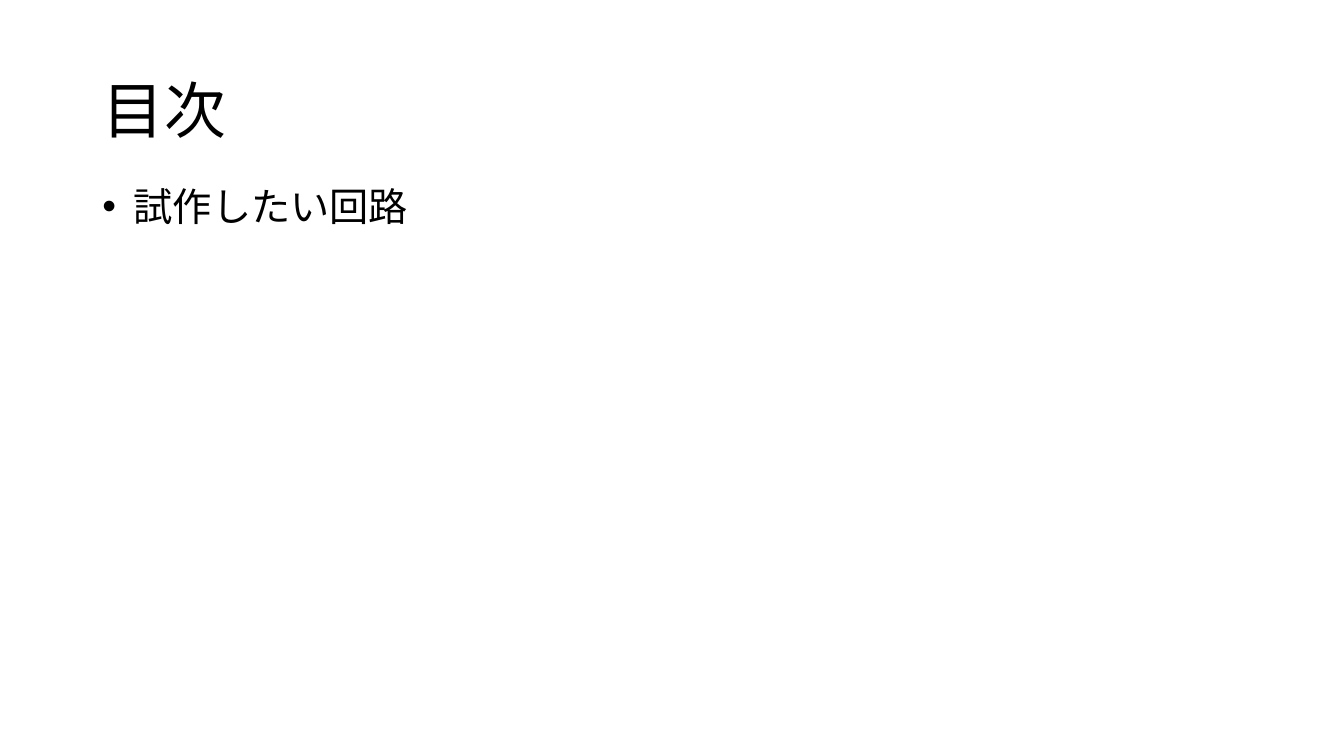
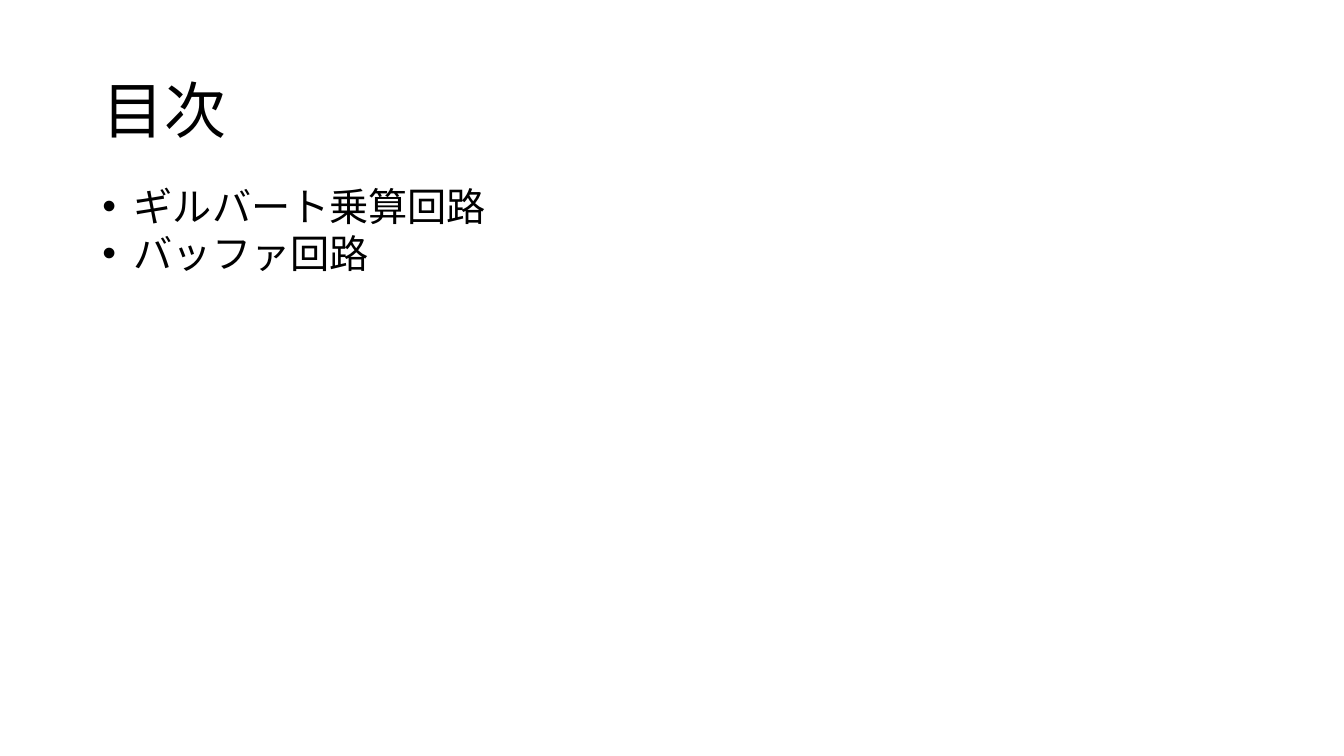
Before and after one commit to kjm-desktop10400/reserch, a slide deck: slide 2 of folded_gilbert/seminar/20231205/めも.pptx. Drawn at 1344x756 pixels with LibreOffice and Linux fonts; fonts in the diff are those of the drawing. Boxes give left, top, right and bottom in pixels: in the first picture for what was removed or moved away, otherwise in the second. Text is boxed around its words. In the diff, an @@ line names an element or a change of style, - is before the commit and + after.

```diff
--- a/folded_gilbert/seminar/20231205/めも.pptx
+++ b/folded_gilbert/seminar/20231205/めも.pptx
@@ text at [134,187,486,271]: text changed @@
-• 試作したい回路
+• ギルバート乗算回路
+• バッファ回路
```
Also in this commit, not shown: 12 other files.
